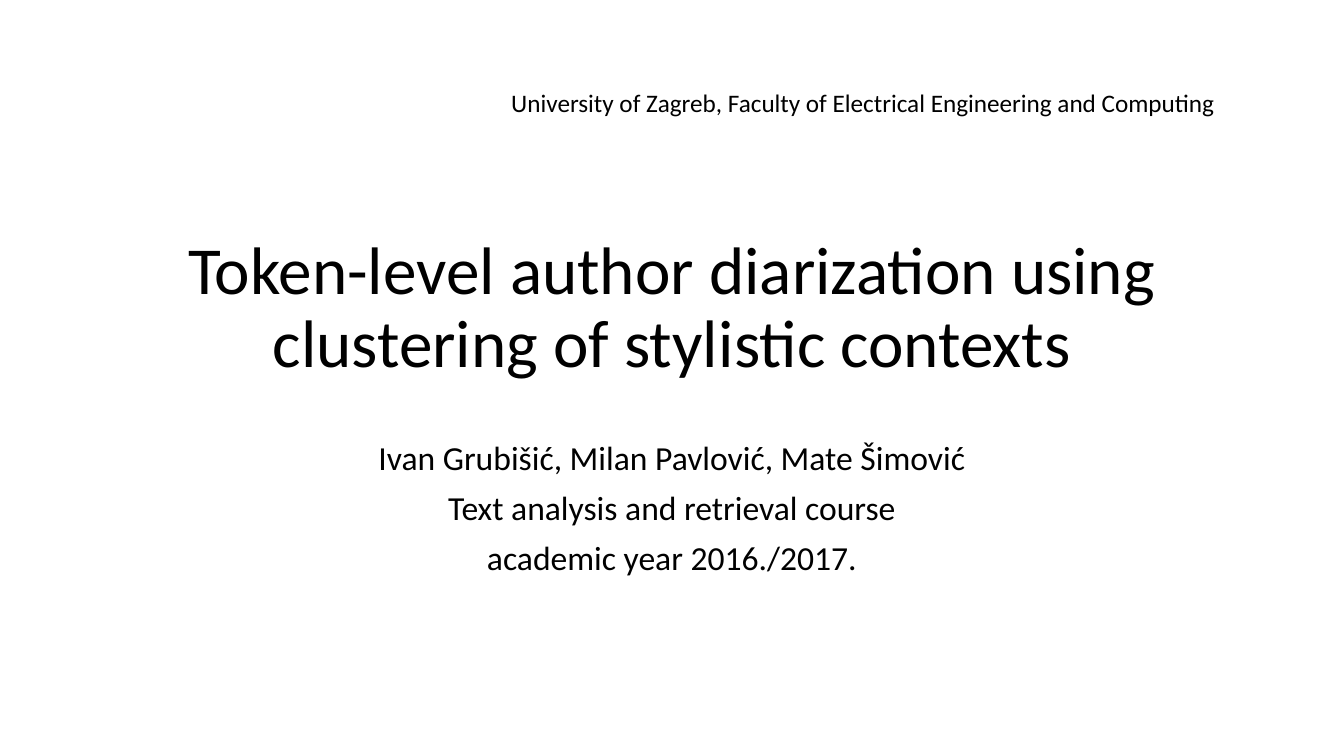
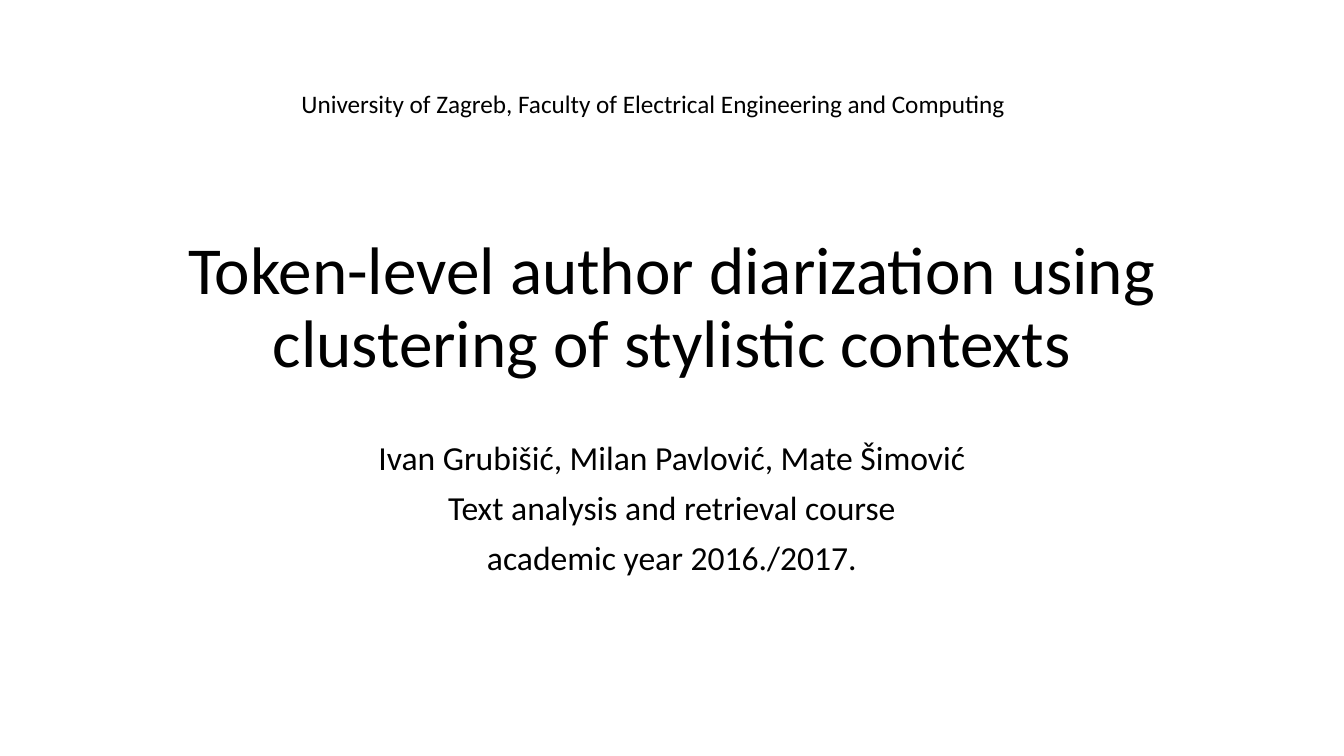
Before and after one commit to Coolcumber/inpladesys, a slide deck: slide 1 of documentation/presentation/Token-level author diarization using clustering of stylistic.pptx. Drawn at 1344x756 pixels with LibreOffice and Linux fonts; fonts in the diff are those of the drawing. Boxes give left, top, right and bottom in pixels: in the first picture for what was removed or moved away, otherwise in the second. Text is boxed around its words. In the diff, an @@ line names an element or a change of style, - is before the commit and + after.

```diff
--- a/documentation/presentation/Token-level author diarization using clustering of stylistic.pptx
+++ b/documentation/presentation/Token-level author diarization using clustering of stylistic.pptx
@@ text "University of Zagreb, Faculty of ...": place and size @@
-text "University of Zagreb, Faculty of ..." at [511,94,1214,117]
+text "University of Zagreb, Faculty of ..." at [301,95,1004,118]
```
Also in this commit, not shown: 4 other slides changed.
